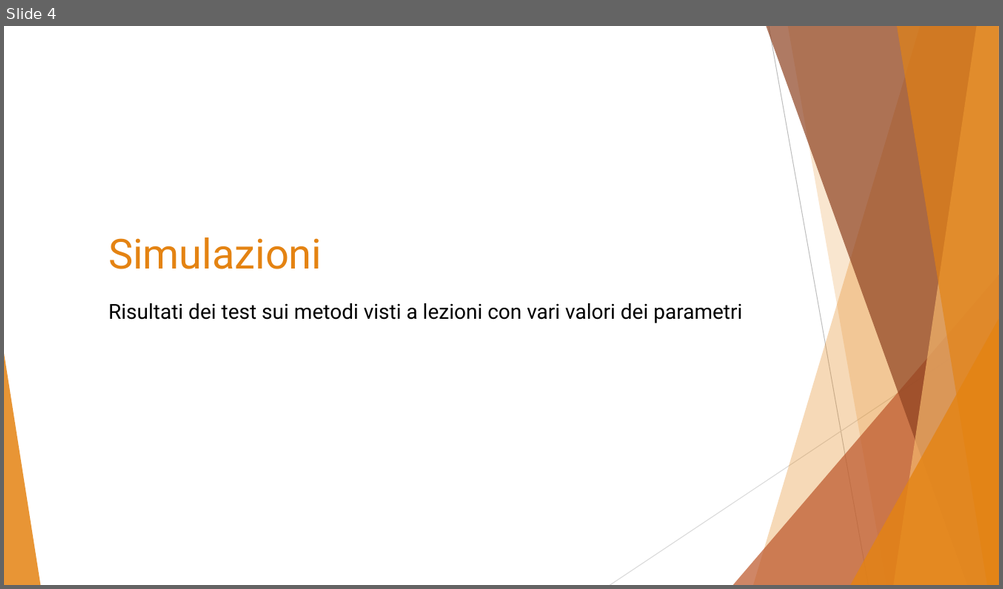
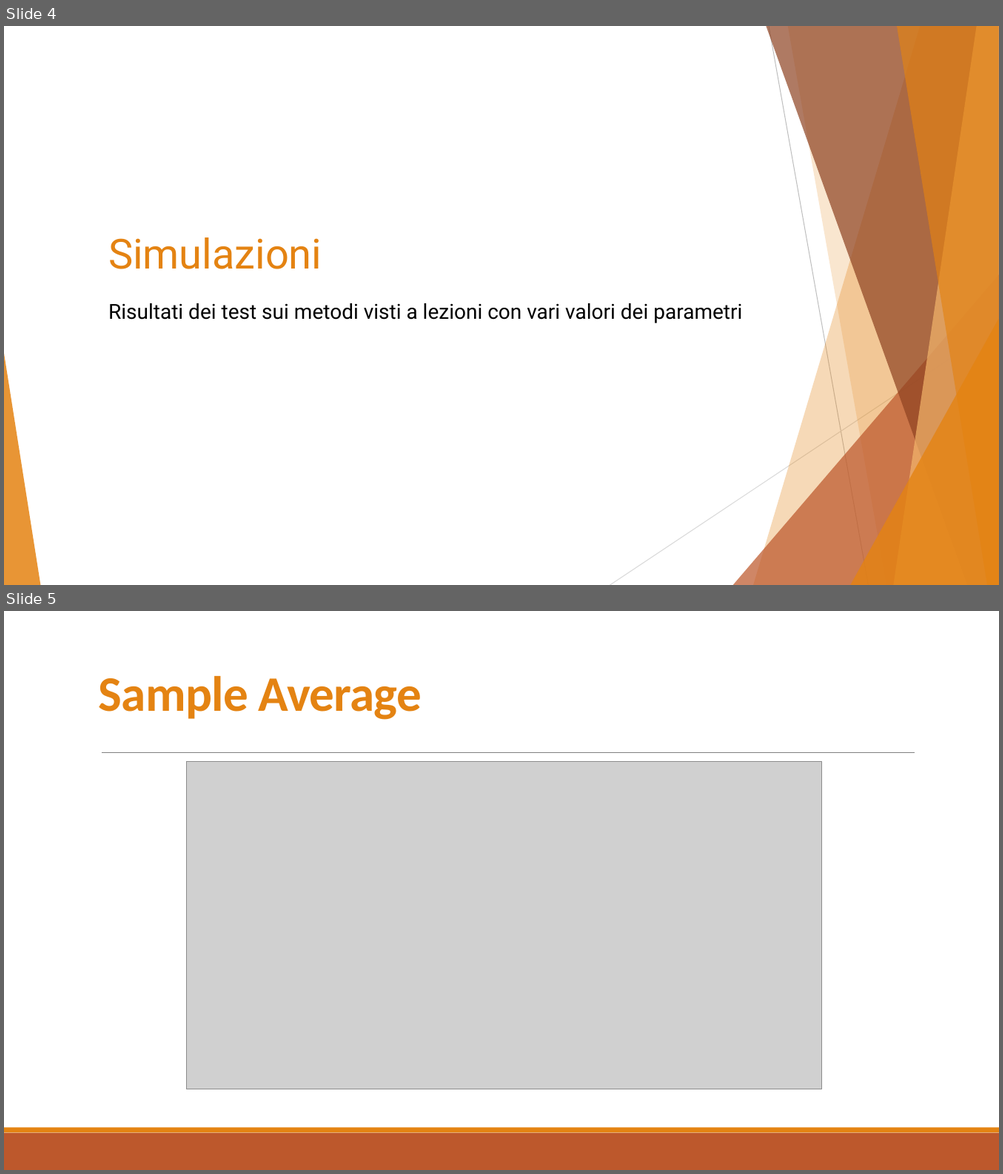
Before and after one commit to simonesinceri/MRL, a slide deck: Presentations/Presentation_Ass1.pptx. Shown one above the other, each under a label of ours: slide 4 before the commit, slides 4 and 5 after it. The pictures are 1003x589 and 1003x1174 pixels, drawn with LibreOffice and Linux fonts; fonts in the diff are those of the drawing; grey boxes stand for pictures. Boxes give left, top, right and bottom in pixels: in the first picture for what was removed or moved away, otherwise in the second. Text is boxed around its words. In the diff, an @@ line names an element or a change of style, - is before the commit and + after.

```diff
--- a/Presentations/Presentation_Ass1.pptx
+++ b/Presentations/Presentation_Ass1.pptx
@@ slide 5 added at (x1=4, y1=611, x2=999, y2=1170), background #FFFFFF @@
@@ title added at (x1=99, y1=676, x2=421, y2=720), 48 pt, text #E48312, bold @@
+Sample Average
@@ line added from (102, 753) to (915, 753), #808080 0.5 pt @@
@@ picture added at (x1=186, y1=762, x2=821, y2=1090) @@
@@ rectangle added at (x1=4, y1=1133, x2=999, y2=1170), fill #BD582C @@
@@ rectangle added at (x1=4, y1=1128, x2=999, y2=1133), fill #E48312 @@
```
Also in this commit, not shown: 1 slide changed, 9 other slides added, 8 slides removed, 4 other files.
